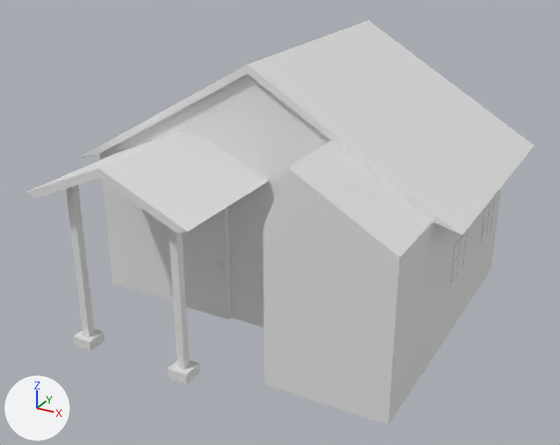
Renders of the FBX model Assets/BAYU/Assets/3D/Mentah/Environment & Building/Rumah-1 1.fbx from each side of a commit.
One viewpoint serves both versions: a 50 mm camera at (16.7, -32.3, 21.4) aimed at (-1.5, 0.6, 4.9). Arrows for +X, +Y and +Z are at lower left; the lights stay in place. The first picture is the older version. Where no turn or scale is listed for an object, it has been applied to the vertices.

The scene before the commit, as lines of its bpy script (objects in view):
```python
ob_cube = bpy.data.objects.new('Cube', me_cube)
ob_cube.location = (0.0, 0.0, 4.0)
ob_cube_001 = bpy.data.objects.new('Cube.001', me_cube_001)
ob_cube_001.location = (-2.11, -7.59, 5.89)
ob_cube_002 = bpy.data.objects.new('Cube.002', me_cube_002)
ob_cube_002.location = (-7.87, -7.59, 5.89)
ob_cube_003 = bpy.data.objects.new('Cube.003', me_cube_003)
ob_cube_003.location = (-2.09, -7.61, 0.3)
ob_cube_004 = bpy.data.objects.new('Cube.004', me_cube_004)
ob_cube_004.location = (-7.89, -7.61, 0.3)
ob_cube_006 = bpy.data.objects.new('Cube.006', me_cube_006)
ob_cube_006.location = (7.71, 2.43, 4.29)
ob_cube_009 = bpy.data.objects.new('Cube.009', me_cube_009)
ob_cube_009.location = (-4.87, -2.11, 3.18)
ob_cylinder_002 = bpy.data.objects.new('Cylinder.002', me_cylinder_002)
ob_cylinder_002.location = (-1.64, 4.74, 9.71)
ob_cylinder_003 = bpy.data.objects.new('Cylinder.003', me_cylinder_003)
ob_cylinder_003.location = (-5.13, -5.22, 8.6)
# also in view: 'Cylinder' at (-1.7, 4.2, 10.7); 'Cylinder.001' at (4.6, -4.2, 9.4)
```
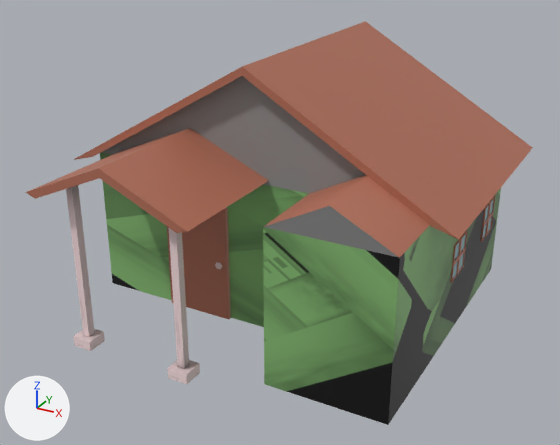
What differs and where, as boxes [x1, y1, x2, y2] in the pictures (560 x 445 px; the box of a moved part takes in the faces that stretch with it):
'Cube', recoloured, surface changed (white to green): [100, 153, 501, 425] in both
'Cylinder.002', recoloured, moved (white to brown): before [80, 20, 535, 236]; after [73, 21, 533, 240]
'Cylinder', recoloured (white to grey): [102, 77, 327, 188] in both
'Cylinder.001', reshaped, recoloured (white to brown, 29% shorter): before [263, 140, 433, 258]; after [263, 175, 430, 258]
'Cube.009', recoloured (white to brown): [167, 208, 231, 319] in both
'Cube.002', recoloured: [66, 185, 95, 337] in both
'Cube.001', recoloured: [169, 228, 189, 369] in both
'Cube.003', recoloured: [167, 360, 200, 384] in both
'Cube.004', recoloured: [73, 329, 105, 351] in both
part 2 of me_cube_006, recoloured (white to brown): [451, 231, 467, 283] in both
part 3 of me_cube_006, recoloured (darker): [452, 234, 466, 280] in both
part 4 of me_cylinder_003, recoloured (white to brown): [25, 128, 269, 233] in both
part 5 of me_cube_005, recoloured (white to brown): [481, 196, 495, 242] in both
part 6 of me_cube_005, recoloured: [482, 199, 494, 239] in both
part 7 of me_cylinder_006, moved or reshaped: before [263, 140, 433, 258]; after [263, 175, 430, 258]
part 8 of me_cylinder_006, recoloured (white to grey): before [263, 168, 398, 257]; after [264, 206, 398, 257]
part 9 of me_cylinder_006, recoloured (white to brown): before [288, 140, 433, 258]; after [263, 175, 430, 258]

Patch to the scene script:
```diff
--- a/Assets/BAYU/Assets/3D/Mentah/Environment & Building/Rumah-1 1.fbx.py
+++ b/Assets/BAYU/Assets/3D/Mentah/Environment & Building/Rumah-1 1.fbx.py
@@ mat_material_006 @@
+mat_material_006 = principled_material('Material.006')
+mat_material_006.base_color = (0.445, 0.741, 0.8)  # cyan #b2dfe7
+mat_material_006.metallic = 0.5
+mat_material_006.roughness = 0.0
@@ me_cube_001 @@
 me_cube_001.from_pydata(...)  # 8 vertices, 6 faces; spans x -0.2..0.2, y -0.2..0.2, z -5.86..2.83
+me_cube_001.materials.append(mat_material_004)  # picture img_tiang_png
@@ me_cylinder_003 @@
 me_cylinder_003.from_pydata(...)  # 24 vertices, 22 faces; spans x -4.57..4.52, y -3.52..3.52, z -0.56..1.61
+# me_cylinder_003 part 4: 20 of the faces centred in x -4.56..4.52, y -3.52..3.52, z -0.46..0.63 switch from no material to mat_material_002 (brown #b26e58)
+me_cylinder_003.materials.append(mat_material_004)  # picture img_tiang_png
@@ me_cube_009 @@
 me_cube_009.from_pydata(...)  # 8 vertices, 6 faces; spans x -1.87..1.87, y -0.11..0.11, z -3.18..3.18
+me_cube_009.materials.append(mat_material_005)  # brown #b26e58
@@ me_cube_006 @@
 me_cube_006.from_pydata(...)  # 64 vertices, 62 faces; spans x -0.05..0.05, y -1.0..1.0, z -1.0..1.0
+# me_cube_006 part 2: 58 of the faces centred in x -0.05..0.05, y -1.0..1.0, z -1.0..1.0 switch from no material to mat_material_005 (brown #b26e58)
+# me_cube_006 part 3: all 4 faces centred in x 0.0, y -0.52..0.52, z -0.53..0.53 switch from no material to mat_material_006 (cyan #b2dfe7)
@@ me_cylinder_006 @@
-me_cylinder_006.from_pydata(...)  # 6 vertices, 5 faces; spans x 0.69..6.82, y 5.93..10.28, z -1.04..1.81
-me_cylinder_006.vertices[0].co = (1.89, 10.28, 1.81)
-me_cylinder_006.vertices[1].co = (1.89, 5.93, 1.81)  # pixel (288, 167)
+me_cylinder_006.from_pydata(...)  # 6 vertices, 5 faces; spans x 0.69..6.82, y 5.7..10.28, z -1.04..0.63
+# me_cylinder_006 part 7
+me_cylinder_006.vertices[0].co = (3.87, 10.06, 0.63)
+me_cylinder_006.vertices[1].co = (3.87, 5.7, 0.63)  # pixel (329, 205)
+# me_cylinder_006 part 8: all 3 faces centred in x 3.13..3.76, y 5.93..10.28, z -1.04..-0.09 switch from no material to mat_material_003 (picture img_roofwall_png)
+# me_cylinder_006 part 9: all 2 faces centred in x 1.29..4.35, y 8.11, z 0.39 switch from no material to mat_material_002 (brown #b26e58)
@@ me_cube_005 @@
 me_cube_005.from_pydata(...)  # 64 vertices, 62 faces; spans x -0.05..0.05, y -1.0..1.0, z -1.0..1.0
+# me_cube_005 part 5: 58 of the faces centred in x -0.05..0.05, y -1.0..1.0, z -1.0..1.0 switch from no material to mat_material_005 (brown #b26e58)
+# me_cube_005 part 6: all 4 faces centred in x 0.0, y -0.52..0.52, z -0.53..0.53 switch from no material to mat_material_006 (cyan #b2dfe7)
@@ me_cube @@
 me_cube.from_pydata(...)  # 16 vertices, 14 faces; spans x -11.1..7.7, y -6.4..10.4, z -4.0..4.0
-me_cube.materials.append(mat_material)  # white #e7e7e7
+# me_cube part 1: texture (UV) coordinates of 14 of 14 faces, centred in x -11.1..7.7, y -6.4..10.4, z -4.0..4.0, changed; they spanned u 0.12..0.88, v 0.0..1.0 and now span u 0.03..0.95, v 0.05..0.95
+me_cube.materials.append(mat_material_001)  # picture img_wall_png
@@ me_cube_003 @@
 me_cube_003.from_pydata(...)  # 8 vertices, 6 faces; spans x -0.534..0.534, y -0.534..0.534, z -0.271..0.271
+me_cube_003.materials.append(mat_material_004)  # picture img_tiang_png
@@ me_cylinder_005 @@
 me_cylinder_005.from_pydata(...)  # 6 vertices, 5 faces; spans x -1.8..17.0, y -2.1..10.3, z -1.0..4.4
+me_cylinder_005.materials.append(mat_material_003)  # picture img_roofwall_png
@@ me_cylinder_002 @@
 me_cylinder_002.from_pydata(...)  # 24 vertices, 22 faces; spans x -10.7..10.6, y -7.0..7.0, z -2.1..4.1
+me_cylinder_002.materials.append(mat_material_002)  # brown #b26e58
@@ me_cube_004 @@
 me_cube_004.from_pydata(...)  # 8 vertices, 6 faces; spans x -0.534..0.534, y -0.534..0.534, z -0.271..0.271
+me_cube_004.materials.append(mat_material_004)  # picture img_tiang_png
@@ me_cube_002 @@
 me_cube_002.from_pydata(...)  # 8 vertices, 6 faces; spans x -0.2..0.2, y -0.2..0.2, z -5.86..2.83
+me_cube_002.materials.append(mat_material_004)  # picture img_tiang_png
@@ ob_cylinder_002 @@
 ob_cylinder_002 = bpy.data.objects.new('Cylinder.002', me_cylinder_002)
-ob_cylinder_002.location = (-1.64, 4.74, 9.71)
+ob_cylinder_002.location = (-1.64, 4.29, 9.71)
```
